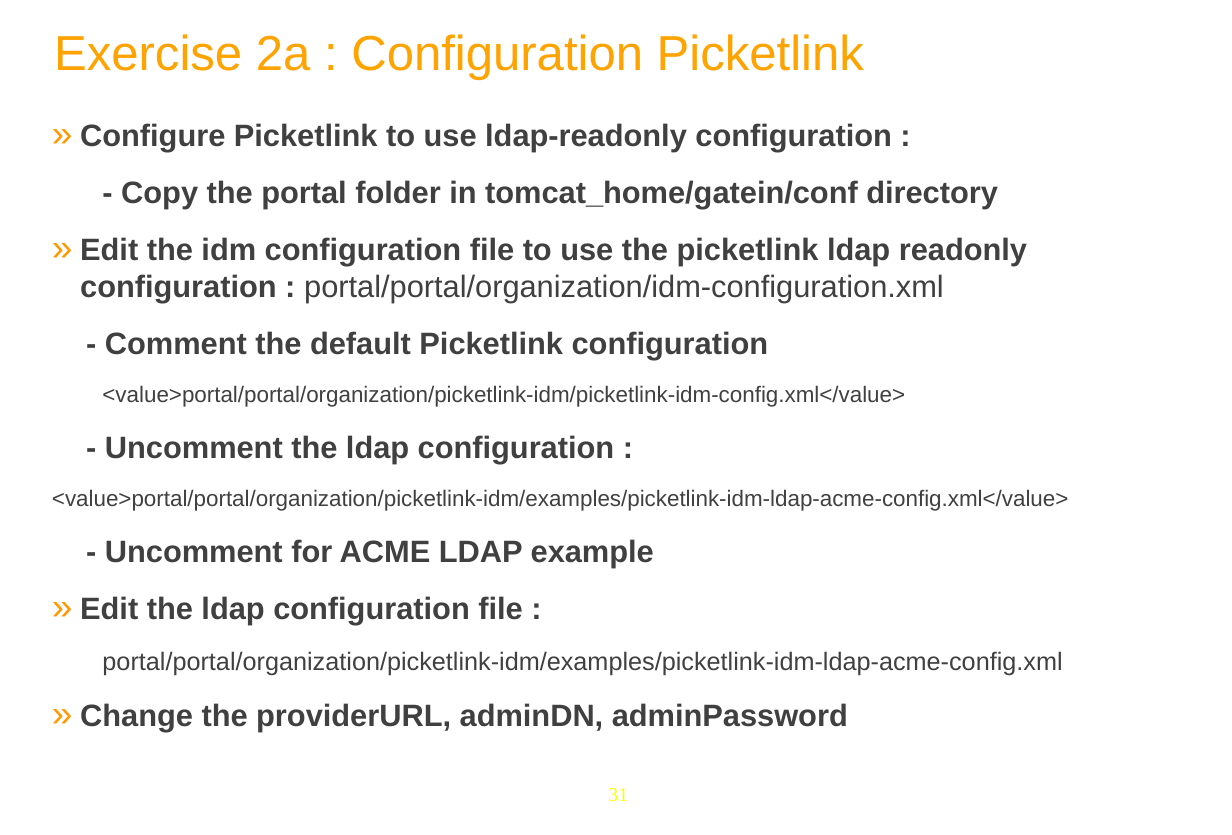
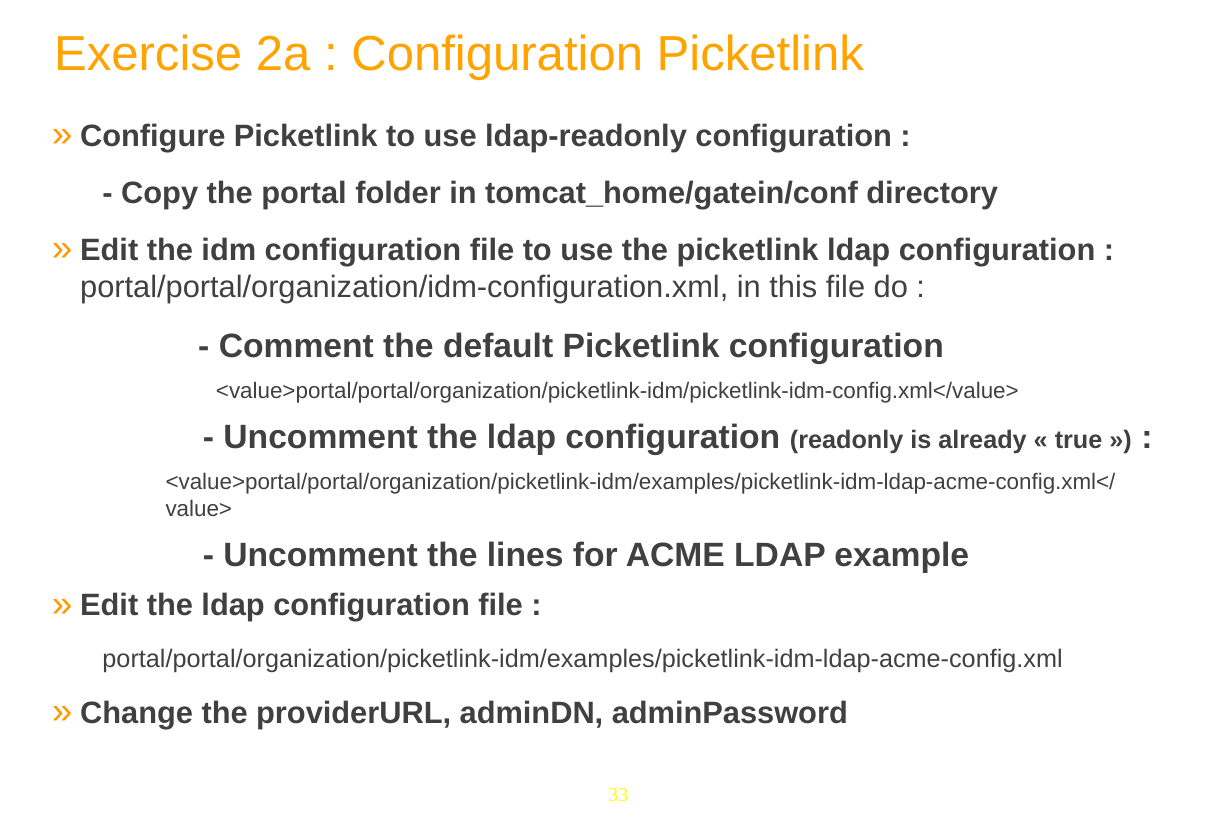
Before and after one commit to anhvurz90/training, a slide deck: slide 33 of exo-sysAdmin/970-LdapConfig-XSys.pptx (slide 31 before the commit). Drawn at 1232x835 pixels with LibreOffice and Linux fonts; fonts in the diff are those of the drawing; background and template pictures are left out. Boxes give left, top, right and bottom in pixels: in the first picture for what was removed or moved away, otherwise in the second. Text is boxed around its words. In the diff, an @@ line names an element or a change of style, - is before the commit and + after.

Commit message:
New ldap corrections

```diff
--- a/exo-sysAdmin/970-LdapConfig-XSys.pptx
+++ b/exo-sysAdmin/970-LdapConfig-XSys.pptx
@@ text at (80,237,1096,302): text changed @@
-» Edit the idm configuration file to use the picketlink ldap readonly configuration : portal/portal/organization/idm-configuration.xml
+» Edit the idm configuration file to use the picketlink ldap configuration : portal/portal/organization/idm-configuration.xml, in this file do :
@@ text at (166,332,1116,516): size 22 to 24 pt in "- Comment the default Picketlink configuration"; list level 1 to 3 in "- Comment the default Picketlink ..."; list level 1 to 3 in "<value>portal/portal/organization/picketlink-idm/picketlink- ..."; list level 1 to 3 in "<value>portal/portal/organization/picketlink-idm/examples/pi ..." @@
@@ text at (223,423,1103,455): text changed; size 22 to 24 pt @@
-- Uncomment the ldap configuration :
+    - Uncomment the ldap configuration (readonly is already « true ») :
@@ text at (223,541,969,573): text changed; size 22 to 24 pt @@
-- Uncomment for ACME LDAP example
+    - Uncomment the lines for ACME LDAP example
@@ page number at (608,788,628,802): text changed @@
-31
+33
```
Also in this commit, not shown: 7 other slides changed, 2 slides added.
